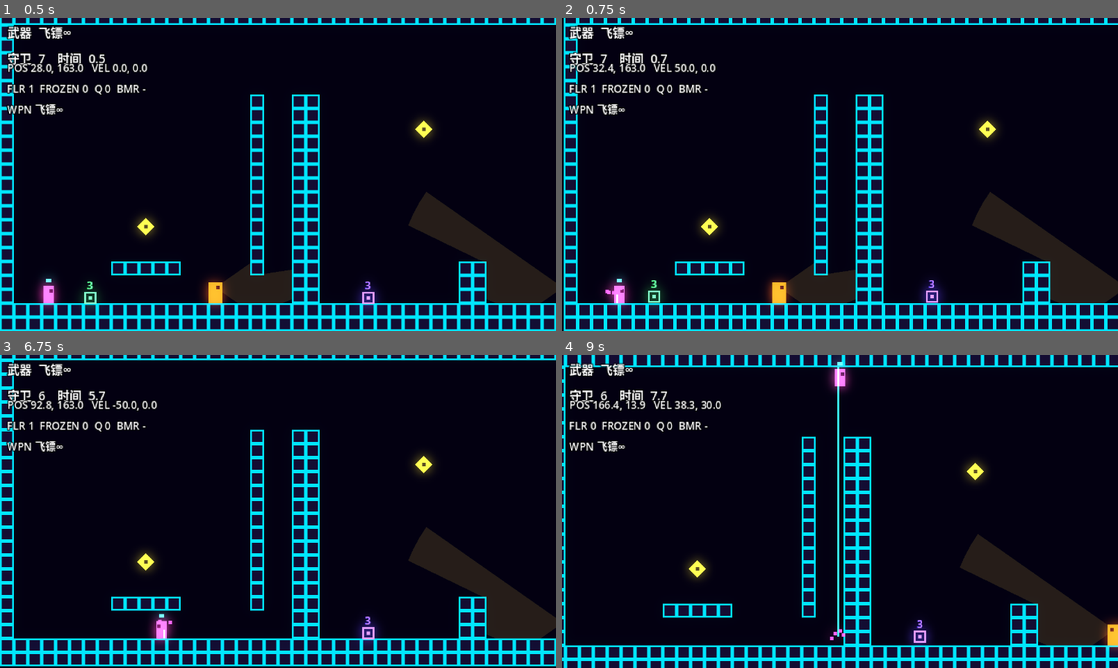
Above: before the commit, frames 1-4 (two rows, left to right).
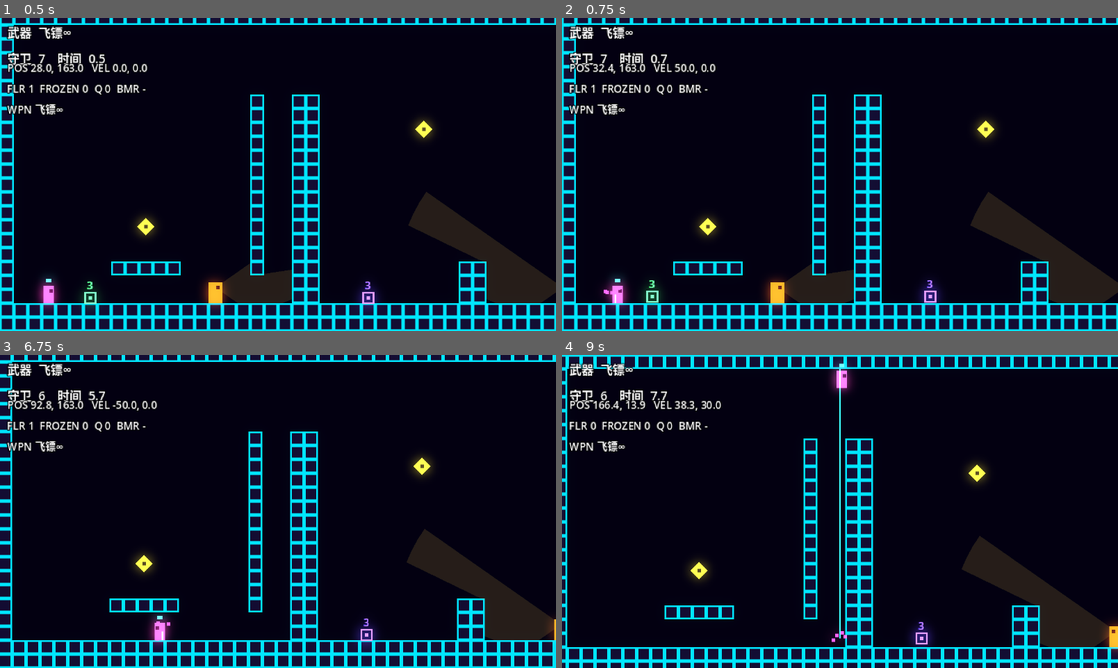
Above: after the commit, the same moments.

Repository: OneLazer/extreme-infiltration
Game: Godot game, scene res://levels/level_01.tscn
Same seed, same stepped clock (60 frames per second), same inputs: the game is played once before the commit and once after it.
Inputs:
- Up to frame 1 (0.5 s): no input
- Up to frame 2 (0.75 s): hold D (move_right) from 0.53 s (still down); tap Down (aim_down) at 0.6 s
- Up to frame 3 (6.75 s): tap Space (jump) at 0.77, 1.52, 3.02, 3.77, 4.52, 6.02 s; tap Left (aim_left) at 1.35, 4.35 s; release D (move_right) at 2.03 s; hold A (move_left) 2.03-2.78 s; tap Right (aim_right) at 2.1, 5.1 s; hold D (move_right) 2.78-4.28 s; tap Up (aim_up) at 2.85, 5.85 s; tap Down (aim_down) at 3.6, 6.6 s; hold A (move_left) 4.28-5.03 s; hold D (move_right) 5.03-5.78 s; hold A (move_left) from 5.78 s (still down)
- Up to frame 4 (9 s): tap Space (jump) at 6.77, 7.52 s; release A (move_left) at 7.28 s; hold D (move_right) from 7.28 s (still down); tap Left (aim_left) at 7.35 s; tap Right (aim_right) at 8.1 s; tap Up (aim_up) at 8.85 s

Frame 1 is identical in both runs. In frame 2, 6.5% of the frame differs, in the area x 0-100%, y 0-100%; in frame 3, 11%; in frame 4, 11%.

Commit message:
震屏改为 20Hz 刷新 + lerp 平滑
- ScreenShake 新增 update_hz(20) 与 smoothing(8) 导出参数
- 随机目标每 1/update_hz 秒才换一次，offset 每帧向目标 lerp 追赶
- 追赶产生平滑拖尾，同时把实际幅度压到设定值的六成左右

Diff:
--- a/scripts/screen_shake.gd
+++ b/scripts/screen_shake.gd
@@ -2,11 +2,17 @@
 extends Camera2D
 ## 屏幕震动。挂在 Camera2D 上，其他脚本调用 shake(强度, 时长)。
 ## 强度单位是 320x180 画布像素（窗口放大 4 倍时 1px ≈ 4 屏幕像素）。
+## 随机目标按 update_hz 刷新，offset 用 lerp 追赶：比逐帧随机更柔和，幅度也会被压低。
 ## 多次触发时取更强的一次，强度随剩余时间线性衰减。
+
+@export var update_hz := 20.0       ## 随机目标刷新频率（Hz）
+@export var smoothing := 8.0        ## 追赶速度：越大越接近设定强度，越小越柔和
 
 var _strength := 0.0
 var _time_left := 0.0
 var _duration := 0.1
+var _target := Vector2.ZERO
+var _update_left := 0.0
 
 
 func shake(strength: float, duration: float) -> void:
@@ -17,6 +23,8 @@
 		_strength = strength
 		_duration = maxf(duration, 0.01)
 		_time_left = _duration
+		_update_left = 0.0
+		_target = Vector2.ZERO
 
 
 func _process(delta: float) -> void:
@@ -24,7 +32,17 @@
 		return
 	_time_left -= delta
 	var k := clampf(_time_left / _duration, 0.0, 1.0)
-	offset = Vector2(randf_range(-1.0, 1.0), randf_range(-1.0, 1.0)) * _strength * k
+
+	# 只在 update_hz 的节拍上换随机目标
+	_update_left -= delta
+	while _update_left <= 0.0:
+		_update_left += 1.0 / maxf(update_hz, 1.0)
+		_target = Vector2(randf_range(-1.0, 1.0), randf_range(-1.0, 1.0)) * _strength * k
+
+	# 每帧向目标插值，产生平滑拖尾（也是幅度变小的来源）
+	offset = offset.lerp(_target, clampf(smoothing * delta, 0.0, 1.0))
+
 	if _time_left <= 0.0:
 		_strength = 0.0
+		_target = Vector2.ZERO
 		offset = Vector2.ZERO
